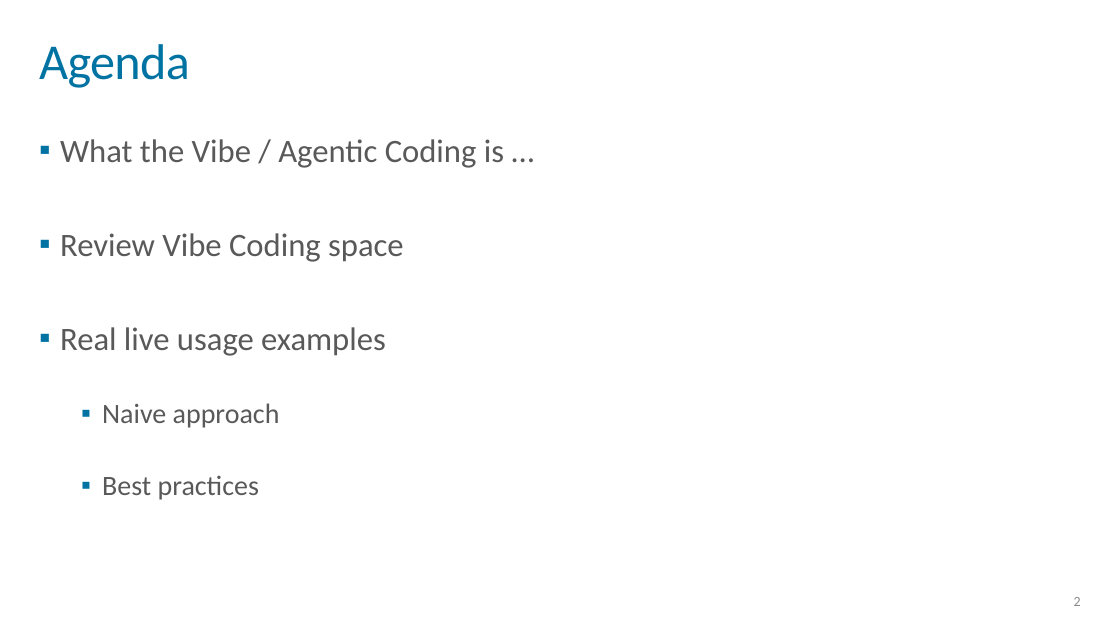
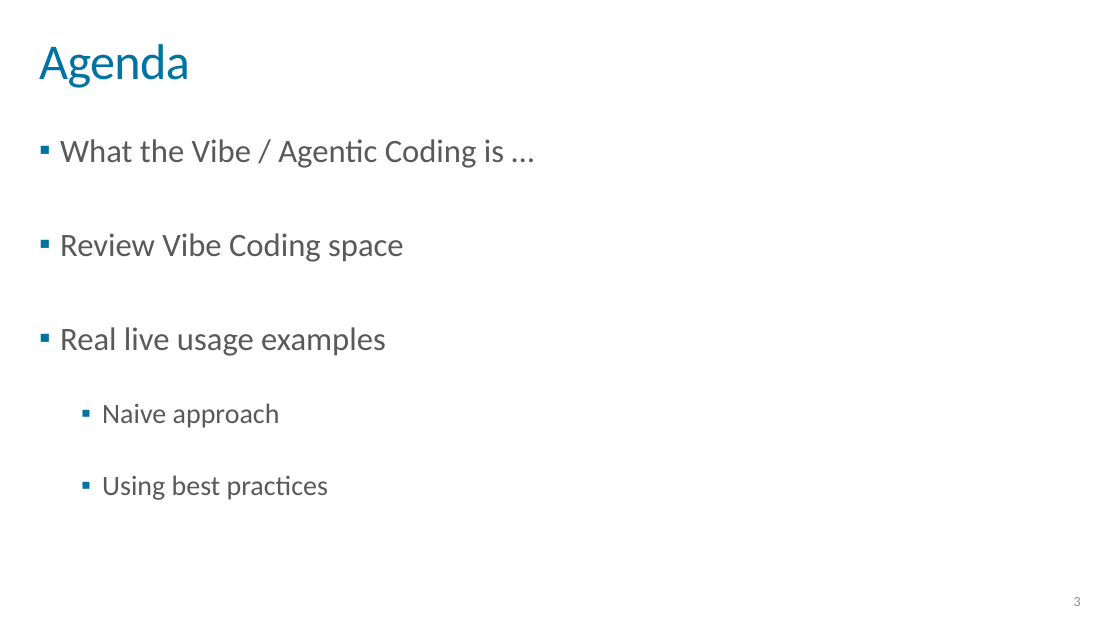
Before and after one commit to MarkG/architecture-next-2025, a slide deck: slide 3 of presentation/Vibe Coding.pptx (slide 2 before the commit). Drawn at 1120x630 pixels with LibreOffice and Linux fonts; fonts in the diff are those of the drawing; background and template pictures are left out. Boxes give left, top, right and bottom in pixels: in the first picture for what was removed or moved away, otherwise in the second. Text is boxed around its words. In the diff, an @@ line names an element or a change of style, - is before the commit and + after.

```diff
--- a/presentation/Vibe Coding.pptx
+++ b/presentation/Vibe Coding.pptx
@@ text at <box>102,475,328,500</box>: text changed @@
-  ▪ Best practices
+  ▪ Using best practices
```
Also in this commit, not shown: 4 other slides changed, 3 slides added, 1 slide removed.
